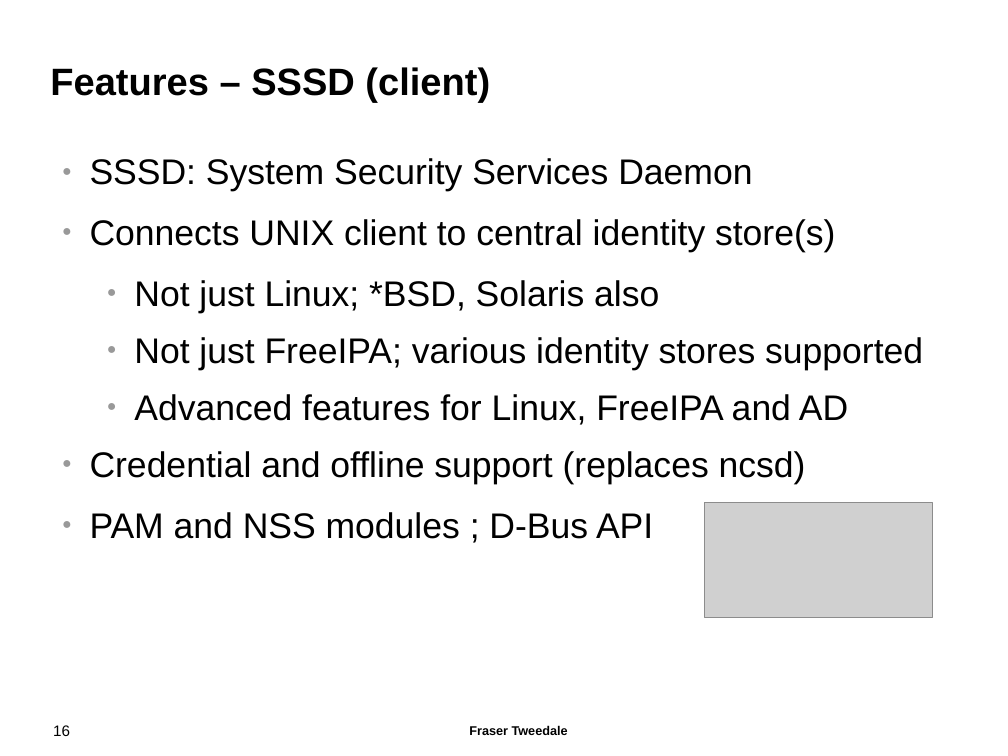
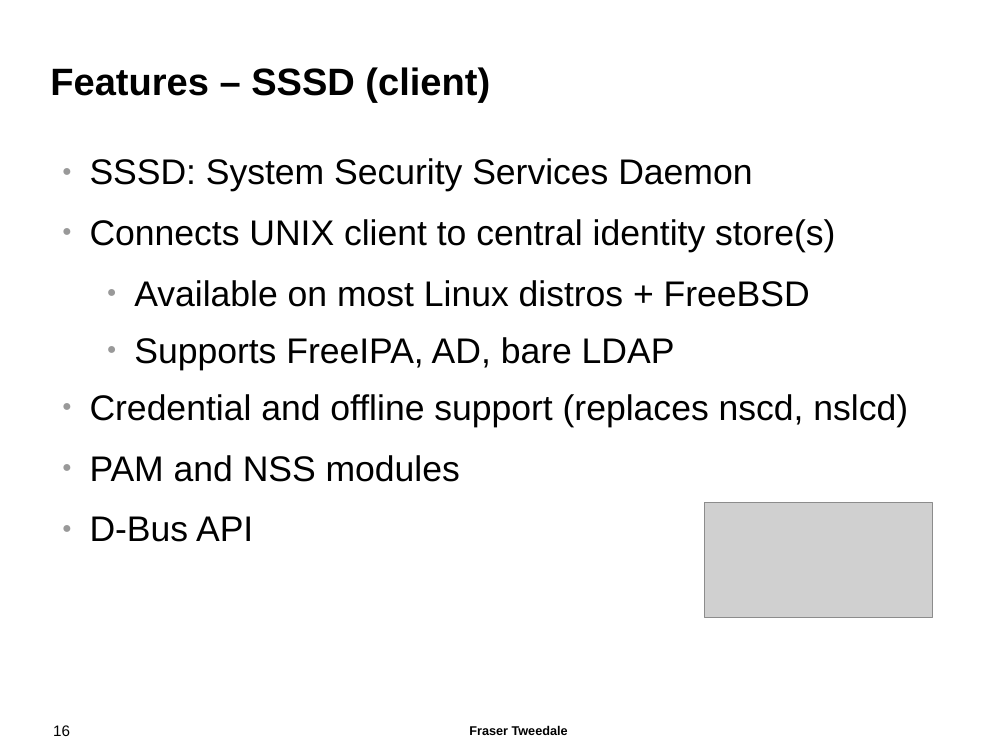
Before and after one commit to frasertweedale/talks, a slide deck: slide 16 of 20141106-osdc-freeipa/osdc2014-freeipa.odp. Drawn at 1008x756 pixels with LibreOffice and Linux fonts; fonts in the diff are those of the drawing; grey boxes stand for pictures; background and template pictures are left out. Boxes give left, top, right and bottom in pixels: in the first picture for what was removed or moved away, otherwise in the second. Text is boxed around its words. In the diff, an @@ line names an element or a change of style, - is before the commit and + after.

```diff
--- a/20141106-osdc-freeipa/osdc2014-freeipa.odp
+++ b/20141106-osdc-freeipa/osdc2014-freeipa.odp
@@ text at [90,280,908,542]: text changed @@
-  ● Not just Linux; *BSD, Solaris also
-  ● Not just FreeIPA; various identity stores supported
-  ● Advanced features for Linux, FreeIPA and AD
-● Credential and offline support (replaces ncsd)
-● PAM and NSS modules ; D-Bus API
+  ● Available on most Linux distros + FreeBSD
+  ● Supports FreeIPA, AD, bare LDAP
+● Credential and offline support (replaces nscd, nslcd)
+● PAM and NSS modules
+● D-Bus API
```
Also in this commit, not shown: 13 other slides changed, 1 slide added.
